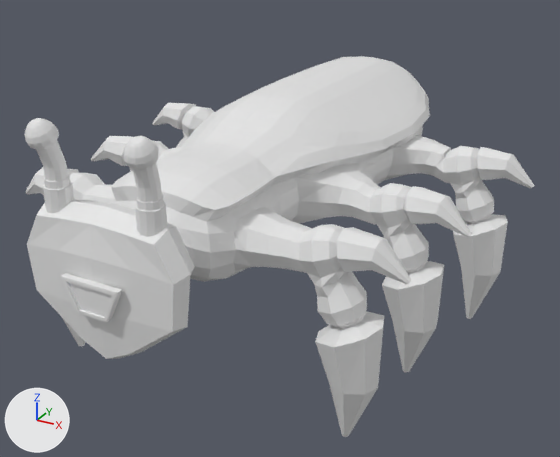
What one commit did to the Blender file Models/Firewall.blend.
The view is the same before and after, from a 50 mm lens placed at (8.54, -13.58, 6.23), pointed at (0.15, 1.66, -1.39). Lighting does not change. The marker at lower left points along +X, +Y and +Z.
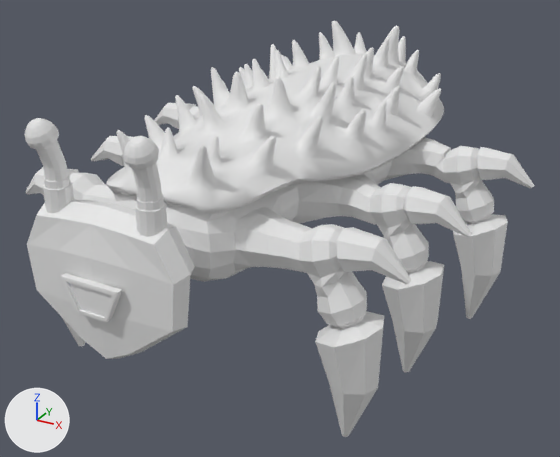
Where the change shows, as pixel boxes [x1, y1, x2, y2] in the pictures (560 x 457 px):
'Retopo_Plane', added: after [106, 20, 444, 214]
'Cylinder', unchanged, covered by the edit: before [24, 118, 167, 237]
'Cube.001', unchanged, covered by the edit: before [61, 273, 122, 322]

The change, as a list of edits to the scene's bpy script:
```text
Add me_mesh:
    me_mesh.from_pydata(...)  # 4458 vertices, 4338 faces; spans x 0.0..2.83, y -0.94..10.63, z -3.12..0.69
    me_mesh.polygons.foreach_set('use_smooth', [True] * 4338)
Add ob_retopo_plane:
    ob_retopo_plane = bpy.data.objects.new('Retopo_Plane', me_mesh)
    ob_retopo_plane.location = (0.0, -2.2, 1.45)
    ob_retopo_plane.rotation_euler = (0.258, 0.0, 0.0)  # degrees (15, 0, 0)
    _m = ob_retopo_plane.modifiers.new('Mirror', 'MIRROR')
    _m.use_clip = True
    _m = ob_retopo_plane.modifiers.new('Decimate', 'DECIMATE')
    _m.ratio = 0.29
```
